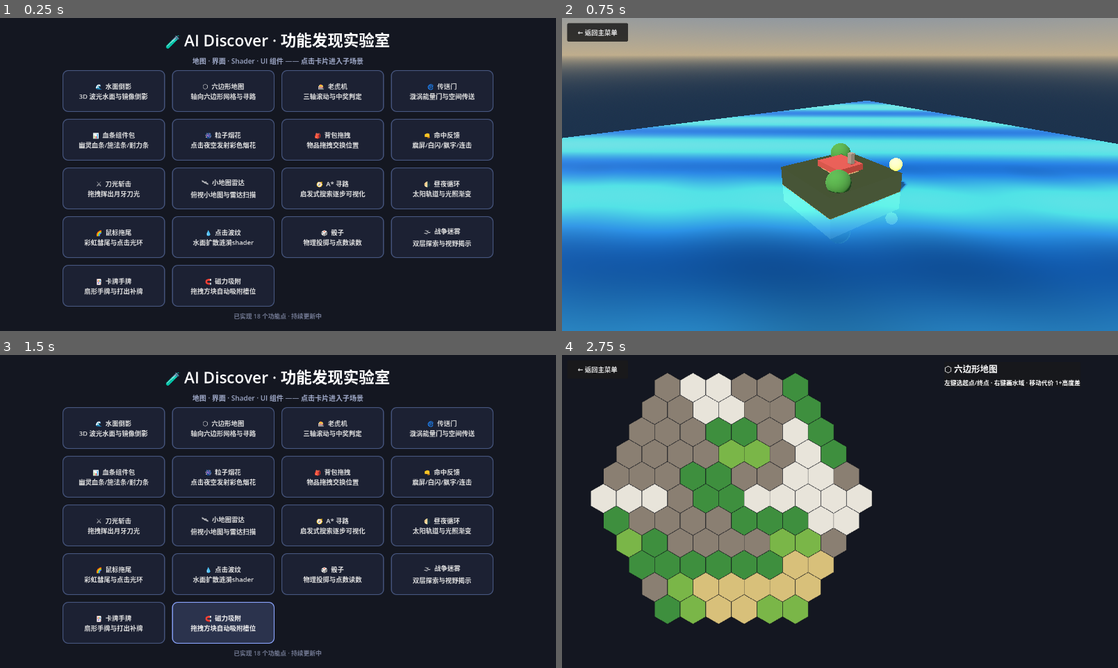
Above: before the commit, frames 1-4 (two rows, left to right).
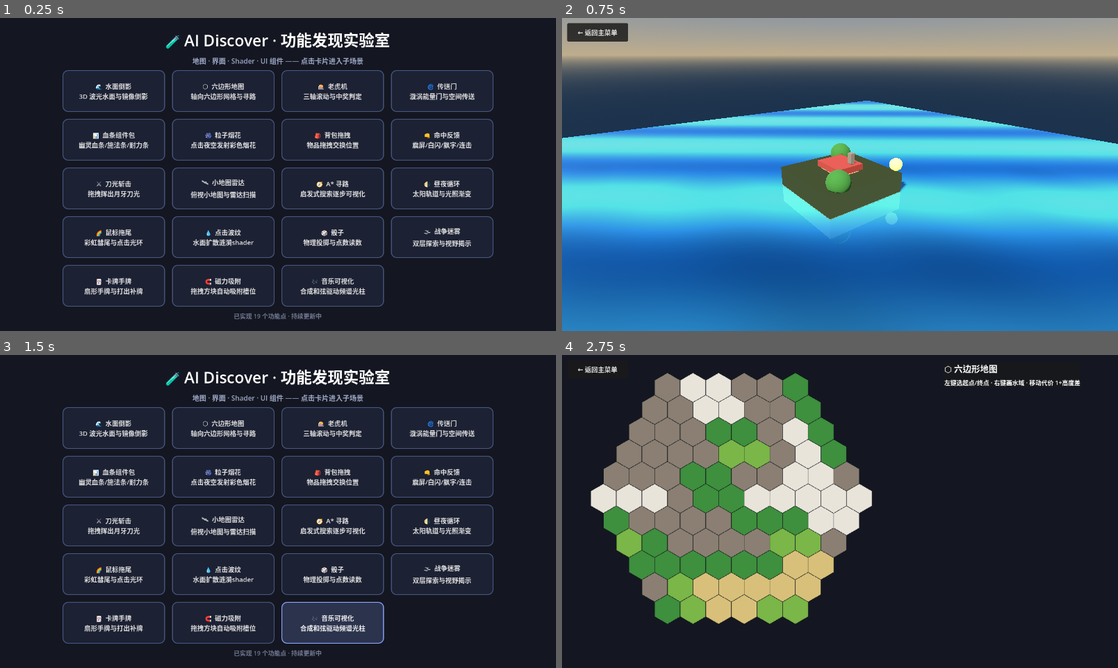
Above: after the commit, the same moments.

Repository: richardkiwilee/pyFramework
Game: Godot game, scene res://scenes/menu.tscn
The game is run twice, just before and just after one commit, with the same random seed, the same clock (stepped at 60 frames per second) and the same inputs.
Inputs:
- Up to frame 1 (0.25 s): no input
- Up to frame 2 (0.75 s): click "🌊 水面倒影 3D 波光水面与镜像倒影" at 0.5 s
- Up to frame 3 (1.5 s): click "← 返回主菜单" at 1.25 s
- Up to frame 4 (2.75 s): click "⬡ 六边形地图 轴向六边形网格与寻路" at 2 s

The runs differ from the first frame. In frame 1, 0.5% of the frame differs, in the area x 46-70%, y 78-96%; in frame 2, nothing differs; in frame 3, 4.7%, in the area x 30-70%, y 78-96%; in frame 4, nothing differs.

Commit message:
ai-discover: 功能19 音乐可视化——合成和弦+频谱分析驱动光柱与音环
Co-Authored-By: Claude <noreply@anthropic.com>

Diff:
--- /dev/null
+++ b/ai-discover/features/audio_visualizer/audio_visualizer.gd
@@ -0,0 +1,132 @@
+extends Node2D
+## =============================================================================
+## 音乐可视化 —— 程序化合成和弦 + 实时频谱驱动的光柱/音环
+## =============================================================================
+## 零音频素材：AudioStreamGenerator 实时合成正弦波和弦
+## （C → Am → F → G 循环，含低音），经 Master 总线的
+## AudioEffectSpectrumAnalyzer 采集 32 段频谱，驱动绘制：
+##   · 底部 32 根频率光柱（对数分段，彩虹着色，带峰值残影）；
+##   · 中央圆形频谱"音环"（半径随各频段能量起伏）。
+## 点击画面或按空格立即切换和弦。
+## =============================================================================
+
+const SAMPLE_RATE := 22050
+const BAR_COUNT := 32
+
+const CHORDS: Array[Array] = [
+	[261.63, 329.63, 392.00],   # C 大调
+	[220.00, 261.63, 329.63],   # Am
+	[174.61, 220.00, 261.63],   # F
+	[196.00, 246.94, 293.66],   # G
+]
+const CHORD_NAMES := ["C 大调", "A 小调", "F 大调", "G 大调"]
+const CHORD_SECONDS := 1.6
+
+var _player: AudioStreamPlayer
+var _playback: AudioStreamGeneratorPlayback
+var _analyzer: AudioEffectSpectrumAnalyzerInstance
+var _phase := 0.0
+var _chord := 0
+var _chord_timer := 0.0
+var _bars := PackedFloat32Array()
+var _peaks := PackedFloat32Array()
+
+@onready var chord_label: Label = $CanvasLayer/ChordLabel
+
+
+func _ready() -> void:
+	for i in BAR_COUNT:
+		_bars.append(0.0)
+		_peaks.append(0.0)
+
+	# 合成器
+	_player = AudioStreamPlayer.new()
+	var gen := AudioStreamGenerator.new()
+	gen.mix_rate = SAMPLE_RATE
+	gen.buffer_length = 0.4
+	_player.stream = gen
+	add_child(_player)
+	_player.play()
+	_playback = _player.get_stream_playback() as AudioStreamGeneratorPlayback
+
+	# 频谱分析器挂在 Master 总线；Godot 4.2+ 的分析 API 在【实例】上
+	var effect := AudioEffectSpectrumAnalyzer.new()
+	AudioServer.add_bus_effect(AudioServer.get_bus_index("Master"), effect, 0)
+	_analyzer = AudioServer.get_bus_effect_instance(AudioServer.get_bus_index("Master"), 0)
+
+
+func _process(delta: float) -> void:
+	# 自动和弦进行
+	_chord_timer += delta
+	if _chord_timer >= CHORD_SECONDS:
+		_chord_timer = 0.0
+		_set_chord((_chord + 1) % CHORDS.size())
+
+	_fill_buffer()
+
+	# 采集频谱（对数分段 60Hz ~ 8kHz）
+	for i in BAR_COUNT:
+		var f0 := 60.0 * pow(8000.0 / 60.0, float(i) / BAR_COUNT)
+		var f1 := 60.0 * pow(8000.0 / 60.0, float(i + 1) / BAR_COUNT)
+		var mag: Vector2 = _analyzer.get_magnitude_for_frequency_range(f0, f1, AudioEffectSpectrumAnalyzerInstance.MAGNITUDE_MAX)
+		var v: float = mag.x   # 返回 Vector2：x=幅度，y=相位
+		_bars[i] = pow(v, 0.55)
+		_peaks[i] = maxf(_peaks[i] * 0.995, _bars[i])
+	chord_label.text = "🎵 %s（自动进行 · 点击切换）" % CHORD_NAMES[_chord]
+	queue_redraw()
+
+
+## 往合成器缓冲填正弦波（和弦 + 低八度根音）
+func _fill_buffer() -> void:
+	var to_fill := _playback.get_frames_available()
+	var freqs: Array = CHORDS[_chord]
+	while to_fill > 0:
+		var frames := mini(to_fill, 1024)
+		var chunk := PackedVector2Array()
+		chunk.resize(frames)
+		for i in frames:
+			_phase += 1.0 / SAMPLE_RATE
+			var s := 0.0
+			for f in freqs:
+				s += sin(TAU * f * _phase) * 0.14
+			s += sin(TAU * freqs[0] * 0.5 * _phase) * 0.22   # 低音
+			chunk[i] = Vector2(s, s)
+		_playback.push_buffer(chunk)
+		to_fill -= frames
+
+
+func _set_chord(i: int) -> void:
+	_chord = i
+
+
+func _unhandled_input(event: InputEvent) -> void:
+	if (event is InputEventMouseButton and event.pressed and event.button_index == MOUSE_BUTTON_LEFT) \
+			or (event is InputEventKey and event.pressed and event.keycode == KEY_SPACE):
+		_set_chord((_chord + 1) % CHORDS.size())
+		get_viewport().set_input_as_handled()
+
+
+## 绘制：底部频率光柱 + 中央频谱音环
+func _draw() -> void:
+	draw_rect(Rect2(0, 0, 1280, 720), Color(0.04, 0.04, 0.08))
+	var c := Vector2(640, 400)
+
+	# 中央音环：半径由各频段能量调制
+	for i in 32:
+		var a := TAU * i / 32.0
+		var r := 150.0 + _bars[i] * 260.0
+		var hue := float(i) / 32.0
+		var col := Color.from_hsv(fposmod(hue + 0.55, 1.0), 0.85, 1.0)
+		draw_line(c + Vector2.from_angle(a) * 150.0, c + Vector2.from_angle(a) * r, Color(col.r, col.g, col.b, 0.7), 3.0)
+	draw_circle(c, 148.0, Color(0.08, 0.08, 0.14))
+	draw_arc(c, 148.0, 0, TAU, 64, Color(0.4, 0.45, 0.6), 2.0)
+
+	# 底部光柱
+	var bw := 1280.0 / BAR_COUNT
+	for i in BAR_COUNT:
+		var h := _bars[i] * 300.0
+		var hue := float(i) / BAR_COUNT
+		var col := Color.from_hsv(hue, 0.9, 1.0)
+		draw_rect(Rect2(i * bw + 2, 720 - h, bw - 4, h), col)
+		# 峰值残影线
+		draw_rect(Rect2(i * bw + 2, 720 - _peaks[i] * 300.0 - 3, bw - 4, 2), Color(1, 1, 1, 0.8))
--- /dev/null
+++ b/ai-discover/features/audio_visualizer/audio_visualizer.tscn
@@ -0,0 +1,27 @@
+[gd_scene load_steps=3 format=3]
+
+[ext_resource type="Script" path="res://features/audio_visualizer/audio_visualizer.gd" id="1_main"]
+[ext_resource type="PackedScene" path="res://scenes/back_button.tscn" id="2_back"]
+
+[node name="AudioVisualizer" type="Node2D"]
+script = ExtResource("1_main")
+
+[node name="BackButton" parent="." instance=ExtResource("2_back")]
+
+[node name="CanvasLayer" type="CanvasLayer" parent="."]
+
+[node name="ChordLabel" type="Label" parent="CanvasLayer"]
+offset_left = 16.0
+offset_top = 16.0
+offset_right = 700.0
+offset_bottom = 52.0
+theme_override_font_sizes/font_size = 20
+text = "🎵 C 大调"
+
+[node name="HintLabel" type="Label" parent="CanvasLayer"]
+offset_left = 16.0
+offset_top = 690.0
+offset_right = 1000.0
+offset_bottom = 716.0
+theme_override_font_sizes/font_size = 14
+text = "🎶 程序化合成和弦驱动频谱 · 点击或按空格切换和弦 · 底部光柱 / 中央音环"
--- a/ai-discover/scripts/menu.gd
+++ b/ai-discover/scripts/menu.gd
@@ -28,6 +28,7 @@
 	{"icon": "🌫", "name": "战争迷雾", "desc": "双层探索与视野揭示", "scene": "res://features/fog_of_war/fog_of_war.tscn"},
 	{"icon": "🃏", "name": "卡牌手牌", "desc": "扇形手牌与打出补牌", "scene": "res://features/card_hand/card_hand.tscn"},
 	{"icon": "🧲", "name": "磁力吸附", "desc": "拖拽方块自动吸附槽位", "scene": "res://features/magnet_snap/magnet_snap.tscn"},
+	{"icon": "🎶", "name": "音乐可视化", "desc": "合成和弦驱动频谱光柱", "scene": "res://features/audio_visualizer/audio_visualizer.tscn"},
 ]
 
 @onready var grid: GridContainer = $CenterBox/VBox/Grid
